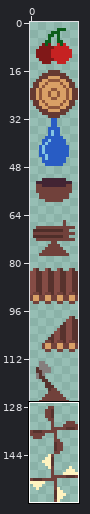
File history of a sprite sheet, assets/item_sheet.png. Above: a wide view before the commit, with the close-up outlined.
Close-up. Old version:
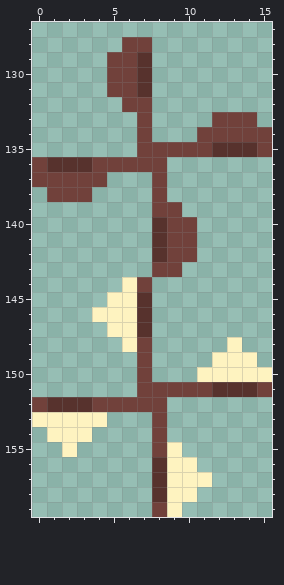
The file is 16x160 pixels. Colours within 5 levels of each other are drawn and written as one. Shown: x 0..15, y 127..159.
And afterwards:
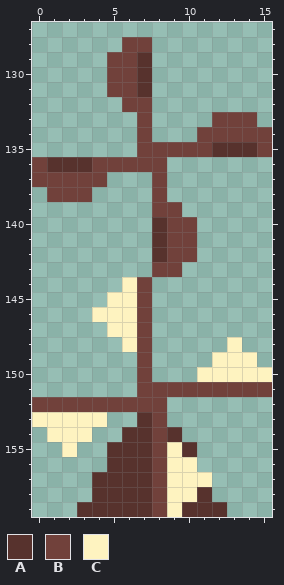
Palette (. is transparent): A #57322d  B #71413b  C #fef3c0
Difference:
Colour A now appears in row 153 at x 7; in row 154 at x 6 to 7 and 9; in row 155 at x 5 to 7 and 10; in row 156 at x 5 to 7; in row 157 at x 4 to 7; in row 158 at x 4 to 7 and 11.
Colour A now appears in row 159 at x 3 to 7 and 10 to 12.
The author changed colour A to colour B in rows 145 to 147 at x 7; in row 151 at x 12 to 14; in row 152 at x 1 to 3; in rows 156 to 158 at x 8.
Pixel boxes of the changes (left, top, right, bottom) in both close-ups:
changed: (137, 292, 152, 337)
changed: (47, 382, 257, 517)
